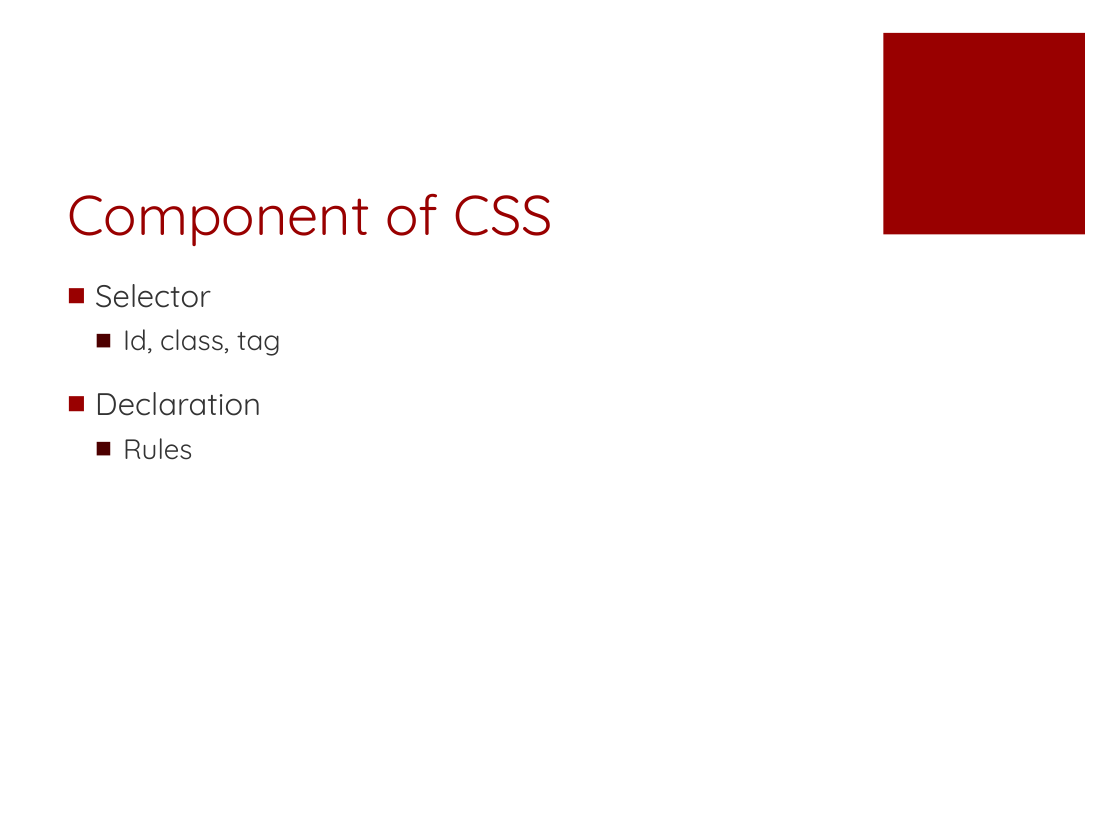
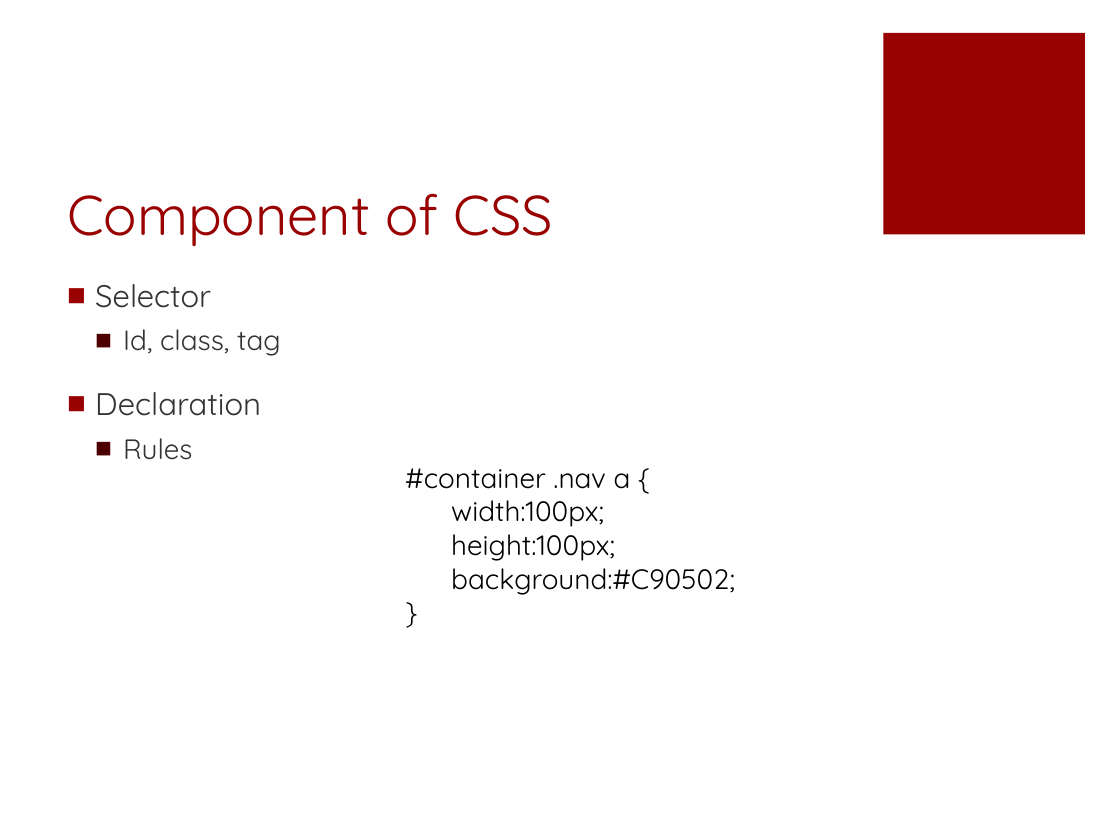
Before and after one commit to fuying/frondendtraining, a slide deck: slide 7 of CSS/CSS.pptx (slide 8 before the commit). Drawn at 1120x840 pixels with LibreOffice and Linux fonts; fonts in the diff are those of the drawing. Boxes give left, top, right and bottom in pixels: in the first picture for what was removed or moved away, otherwise in the second. Text is boxed around its words. In the diff, an @@ line names an element or a change of style, - is before the commit and + after.

```diff
--- a/CSS/CSS.pptx
+++ b/CSS/CSS.pptx
@@ text added at bbox=[405, 468, 735, 595], 18 pt, text #000000 @@
+#container .nav a {
+width:100px;
+height:100px;
+background:#C90502;
+}
```
Also in this commit, not shown: 6 other slides changed, 1 slide added, 1 slide removed.
